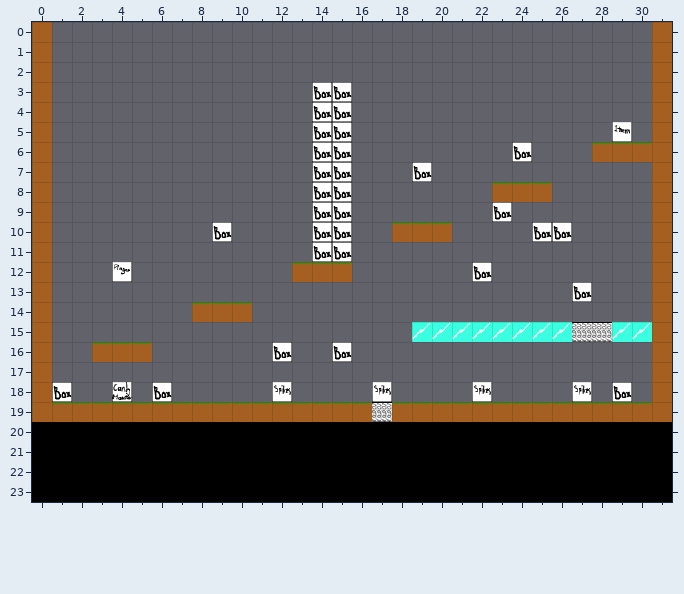
Tiled map, stored at level1.1.tmx. The first picture shows the starting point.
Cells are 32x32 px. Shown: x 0..31, y 0..23.
After the commit:
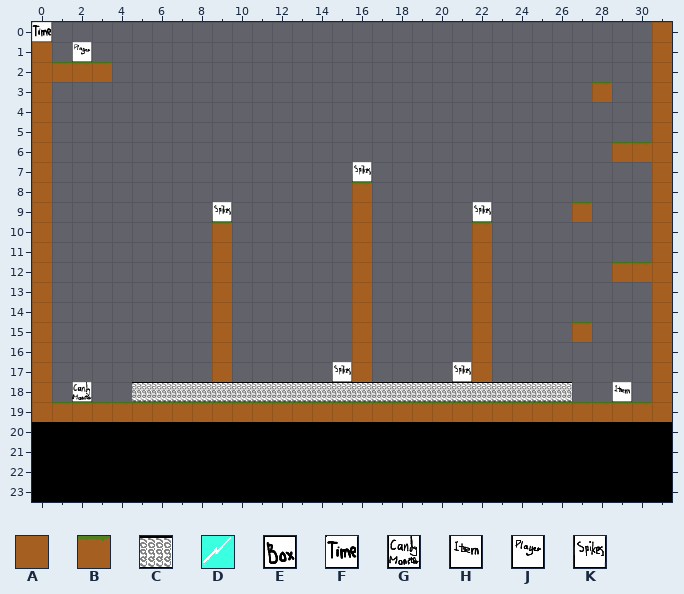
Key: from "rutor32x32": A 0, B 1, C 4, D 5, E 7, F 27, G 28, H 29, J 30, K 31.
_ is an empty cell.
Tiles of an added or newly shown layer are drawn over the layers below it.
Edits made:
{"where": "layer \"layer\" (removed)"}
{"y":0,"x":0,"old":"A","new":"_"}
{"y":3,"x":14,"old":"EE","new":"__"}
{"y":4,"x":14,"old":"EE","new":"__"}
{"y":5,"x":14,"old":"EE","new":"__"}
{"y":5,"x":29,"old":"H","new":"_"}
{"y":6,"x":14,"old":"EE","new":"__"}
{"y":6,"x":24,"old":"E","new":"_"}
{"y":6,"x":28,"old":"B","new":"_"}
{"y":7,"x":14,"old":"EE","new":"__"}
{"y":7,"x":19,"old":"E","new":"_"}
{"y":8,"x":14,"old":"EE","new":"__"}
{"y":8,"x":23,"old":"BBB","new":"___"}
{"y":9,"x":14,"old":"EE","new":"__"}
{"y":9,"x":23,"old":"E","new":"_"}
{"y":10,"x":9,"old":"E","new":"_"}
{"y":10,"x":14,"old":"EE","new":"__"}
{"y":10,"x":18,"old":"BBB","new":"___"}
{"y":10,"x":25,"old":"EE","new":"__"}
{"y":11,"x":14,"old":"EE","new":"__"}
{"y":12,"x":4,"old":"J","new":"_"}
{"y":12,"x":13,"old":"BBB","new":"___"}
{"y":12,"x":22,"old":"E","new":"_"}
{"y":13,"x":27,"old":"E","new":"_"}
{"y":14,"x":8,"old":"BBB","new":"___"}
{"y":15,"x":19,"old":"DDDDDDDDCCDD","new":"____________"}
{"y":16,"x":3,"old":"BBB","new":"___"}
{"y":16,"x":12,"old":"E","new":"_"}
{"y":16,"x":15,"old":"E","new":"_"}
{"y":18,"x":1,"old":"E","new":"_"}
{"y":18,"x":4,"old":"G","new":"_"}
{"y":18,"x":6,"old":"E","new":"_"}
{"y":18,"x":12,"old":"K","new":"_"}
{"y":18,"x":17,"old":"K","new":"_"}
{"y":18,"x":22,"old":"K","new":"_"}
{"y":18,"x":27,"old":"K","new":"_"}
{"y":18,"x":29,"old":"E","new":"_"}
{"y":19,"x":17,"old":"C","new":"_"}
{"where": "layer \"solids\" (added)"}
{"y":2,"x":1,"old":"___","new":"BBB"}
{"y":3,"x":28,"old":"_","new":"B"}
{"y":8,"x":16,"old":"_","new":"B"}
{"y":9,"x":16,"old":"_","new":"A"}
{"y":9,"x":27,"old":"_","new":"B"}
{"y":10,"x":9,"old":"_","new":"B"}
{"y":10,"x":16,"old":"_","new":"A"}
{"y":10,"x":22,"old":"_","new":"B"}
{"y":11,"x":9,"old":"_","new":"A"}
{"y":11,"x":16,"old":"_","new":"A"}
{"y":11,"x":22,"old":"_","new":"A"}
{"y":12,"x":9,"old":"_","new":"A"}
{"y":12,"x":16,"old":"_","new":"A"}
{"y":12,"x":22,"old":"_","new":"A"}
{"y":12,"x":29,"old":"__","new":"BB"}
{"y":13,"x":9,"old":"_","new":"A"}
{"y":13,"x":16,"old":"_","new":"A"}
{"y":13,"x":22,"old":"_","new":"A"}
{"y":14,"x":9,"old":"_","new":"A"}
{"y":14,"x":16,"old":"_","new":"A"}
{"y":14,"x":22,"old":"_","new":"A"}
{"y":15,"x":9,"old":"_","new":"A"}
{"y":15,"x":16,"old":"_","new":"A"}
{"y":15,"x":22,"old":"_","new":"A"}
{"y":15,"x":27,"old":"_","new":"B"}
{"y":16,"x":9,"old":"_","new":"A"}
{"y":16,"x":16,"old":"_","new":"A"}
{"y":16,"x":22,"old":"_","new":"A"}
{"y":17,"x":9,"old":"_","new":"A"}
{"y":17,"x":16,"old":"_","new":"A"}
{"y":17,"x":22,"old":"_","new":"A"}
{"y":18,"x":5,"old":"______________________","new":"CCCCCCCCCCCCCCCCCCCCCC"}
{"y":19,"x":17,"old":"_","new":"B"}
{"where": "layer \"data\" (added)"}
{"y":0,"x":0,"old":"_","new":"F"}
{"where": "layer \"position\" (added)"}
{"y":1,"x":2,"old":"_","new":"J"}
{"y":7,"x":16,"old":"_","new":"K"}
{"y":9,"x":9,"old":"_","new":"K"}
{"y":9,"x":22,"old":"_","new":"K"}
{"y":17,"x":15,"old":"_","new":"K"}
{"y":17,"x":21,"old":"_","new":"K"}
{"y":18,"x":2,"old":"_","new":"G"}
{"y":18,"x":29,"old":"_","new":"H"}
